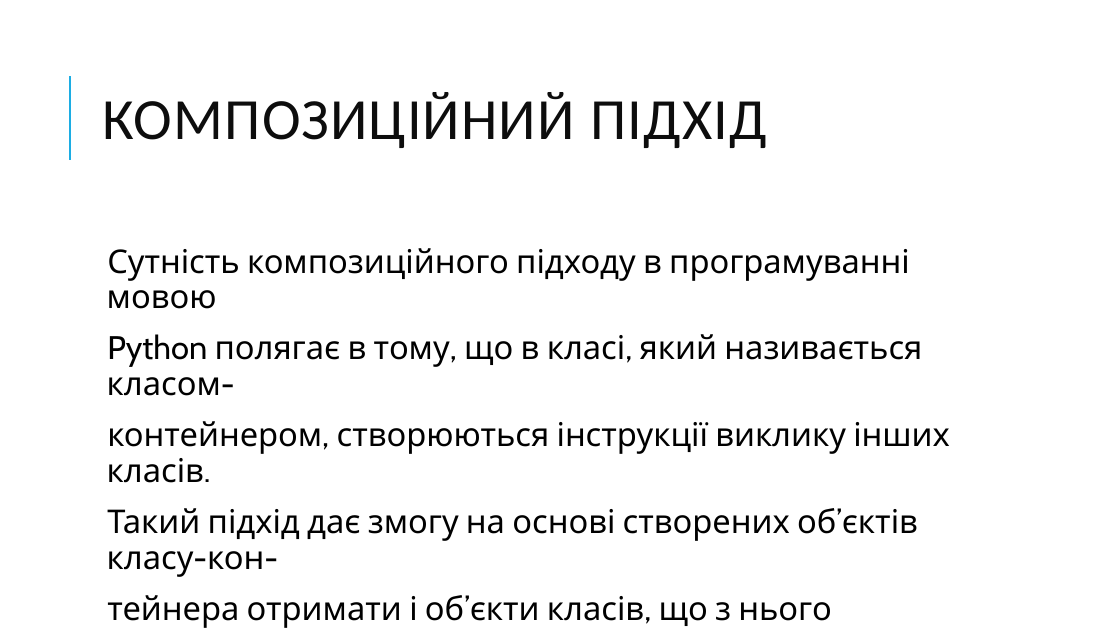
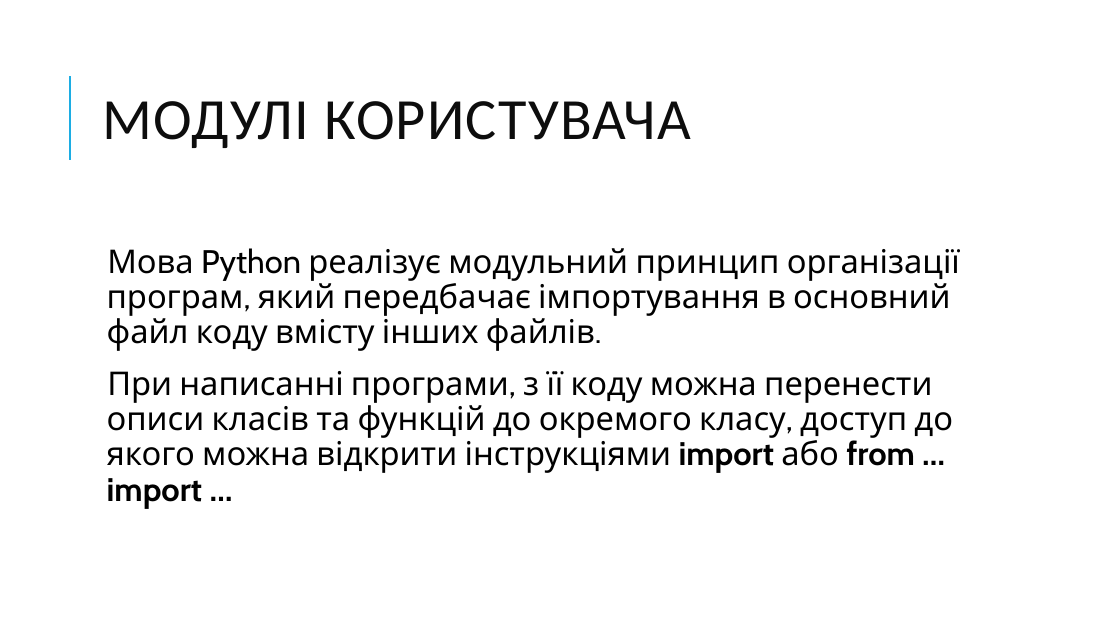
Before and after one commit to Zelenskiy/informatics_10_prof, a slide deck: slide 2 of Урок 45, 46. Створення та використання модулів користувача. Опрацювання виняткових ситуацій/Створення та використання модулів користувача. Опрацювання виняткових ситуацій.pptx. Drawn at 1120x630 pixels with LibreOffice and Linux fonts; fonts in the diff are those of the drawing; background and template pictures are left out. Boxes give left, top, right and bottom in pixels: in the first picture for what was removed or moved away, otherwise in the second. Text is boxed around its words. In the diff, an @@ line names an element or a change of style, - is before the commit and + after.

```diff
--- a/Урок 45, 46. Створення та використання модулів користувача. Опрацювання виняткових ситуацій/Створення та використання модулів користувача. Опрацювання виняткових ситуацій.pptx
+++ b/Урок 45, 46. Створення та використання модулів користувача. Опрацювання виняткових ситуацій/Створення та використання модулів користувача. Опрацювання виняткових ситуацій.pptx
@@ title at bbox=[102, 101, 691, 148]: text changed @@
-КОМПОЗИЦІЙНИЙ ПІДХІД
+МОДУЛІ КОРИСТУВАЧА
@@ text at bbox=[107, 248, 960, 509]: text changed @@
-  Сутність композиційного підходу в програмуванні мовою
-  Python полягає в тому, що в класі, який називається класом-
-  контейнером, створюються інструкції виклику інших класів.
-  Такий підхід дає змогу на основі створених об’єктів класу-кон-
-  тейнера отримати і об’єкти класів, що з нього викликаються
+  Мова Python реалізує модульний принцип організації програм, який передбачає імпортування в основний файл коду вмісту інших файлів.
+  При написанні програми, з її коду можна перенести описи класів та функцій до окремого класу, доступ до якого можна відкрити інструкціями import або from … import …
```
Also in this commit, not shown: 1 other slide changed, 3 slides added, 3 slides removed, 4 other files.
